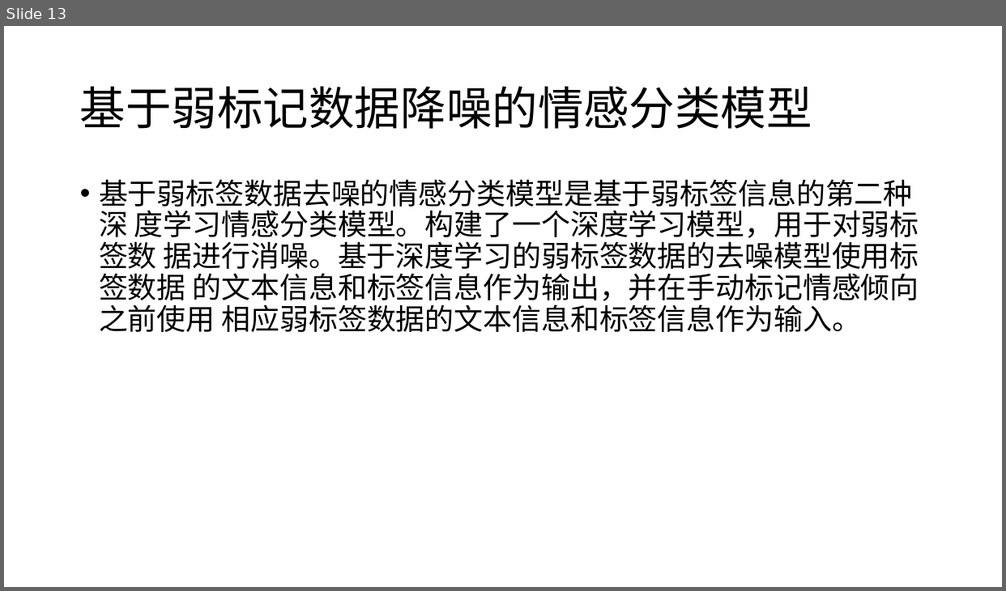
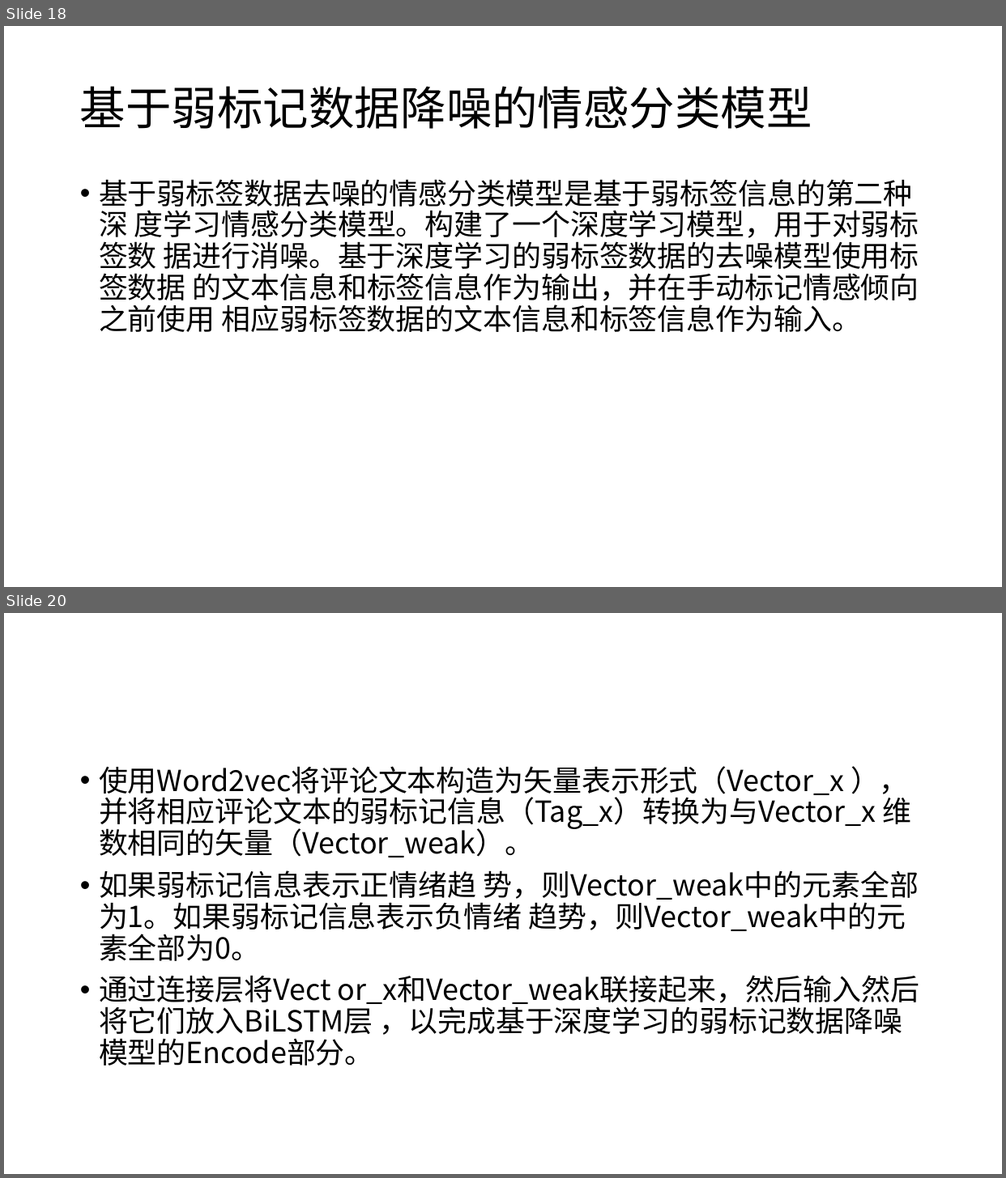
Before and after one commit to XinLin-cs/Dev_Note, a slide deck: COVID-19 Sentiment based on Weak Tagging Information/开题报告.pptx. Shown one above the other, each under a label of ours: slide 13 before the commit, slides 18 and 20 after it; the slides between them are not shown. The pictures are 1006x591 and 1006x1178 pixels, drawn with LibreOffice and Linux fonts; fonts in the diff are those of the drawing. Boxes give left, top, right and bottom in pixels: in the first picture for what was removed or moved away, otherwise in the second. Text is boxed around its words. In the diff, an @@ line names an element or a change of style, - is before the commit and + after.

```diff
--- a/COVID-19 Sentiment based on Weak Tagging Information/开题报告.pptx
+++ b/COVID-19 Sentiment based on Weak Tagging Information/开题报告.pptx
@@ slide 20 added at bbox=[4, 613, 1002, 1174], background #FFFFFF @@
@@ text added at bbox=[99, 766, 920, 1066], 28 pt, text #000000 @@
+• 使用Word2vec将评论文本构造为矢量表示形式（Vector_x ），并将相应评论文本的弱标记信息（Tag_x）转换为与Vector_x 维数相同的矢量（Vector_weak）。
+• 如果弱标记信息表示正情绪趋 势，则Vector_weak中的元素全部为1。如果弱标记信息表示负情绪 趋势，则Vector_weak中的元素全部为0。
+• 通过连接层将Vect or_x和Vector_weak联接起来，然后输入然后将它们放入BiLSTM层 ，以完成基于深度学习的弱标记数据降噪模型的Encode部分。
@@ what was slide 13 is now slide 18 @@
```
Also in this commit, not shown: 12 slides changed, 9 other slides added, 3 slides removed.
